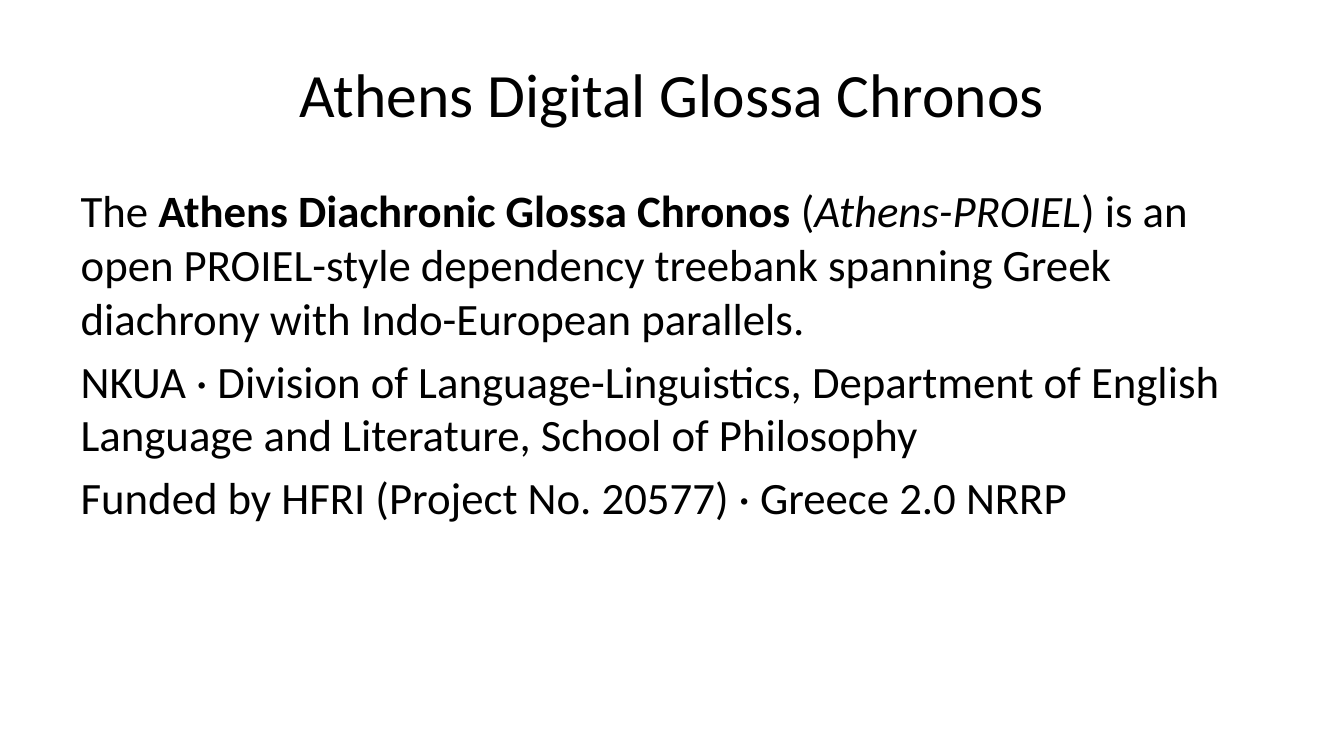
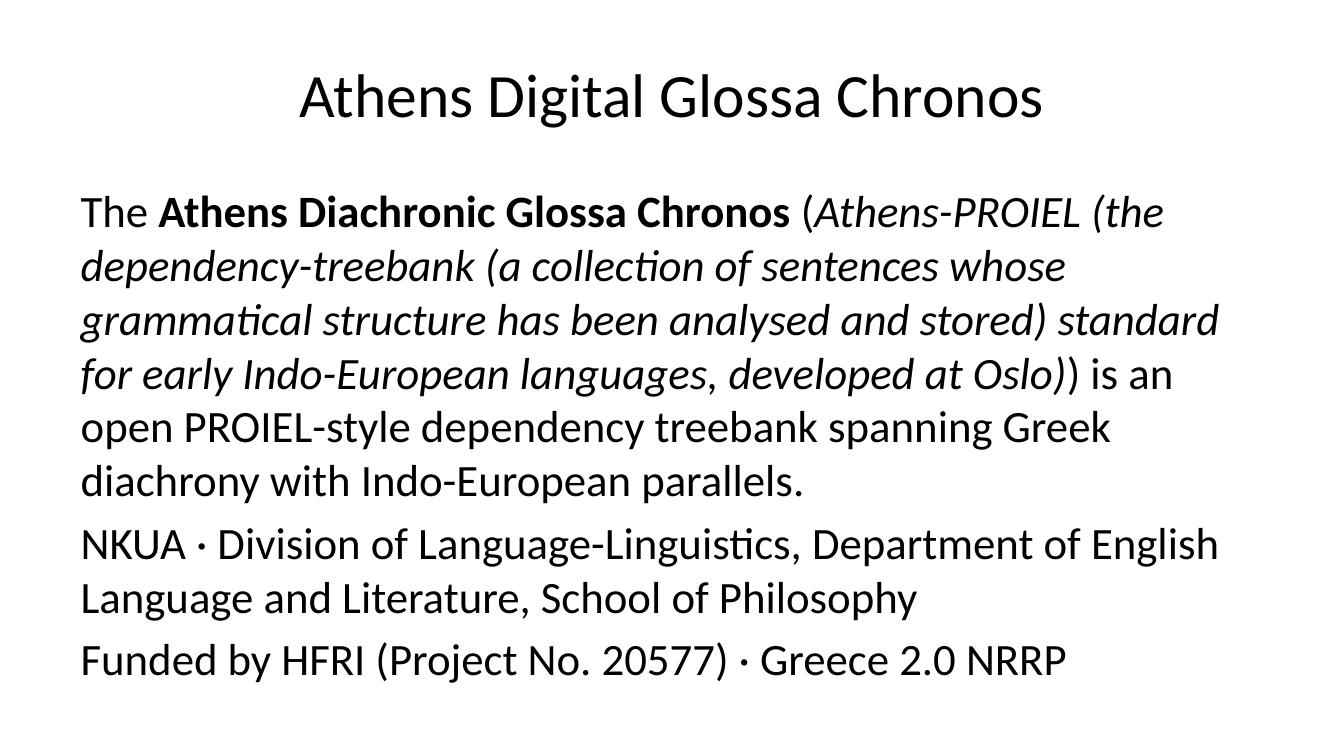
Before and after one commit to AthDGC/AthDGC.github.io, a slide deck: slide 2 of slides/announcement.pptx. Drawn at 1344x756 pixels with LibreOffice and Linux fonts; fonts in the diff are those of the drawing. Boxes give left, top, right and bottom in pixels: in the first picture for what was removed or moved away, otherwise in the second. Text is boxed around its words. In the diff, an @@ line names an element or a change of style, - is before the commit and + after.

```diff
--- a/slides/announcement.pptx
+++ b/slides/announcement.pptx
@@ text at (81, 194, 1220, 504): text changed; italic on @@
-The Athens Diachronic Glossa Chronos (Athens-PROIEL) is an open PROIEL-style dependency treebank spanning Greek diachrony with Indo-European parallels.
+The Athens Diachronic Glossa Chronos (Athens-PROIEL (the dependency-treebank (a collection of sentences whose grammatical structure has been analysed and stored) standard for early Indo-European languages, developed at Oslo)) is an open PROIEL-style dependency treebank spanning Greek diachrony with Indo-European parallels.
```
Also in this commit, not shown: 7 other slides changed, 22 other files.
